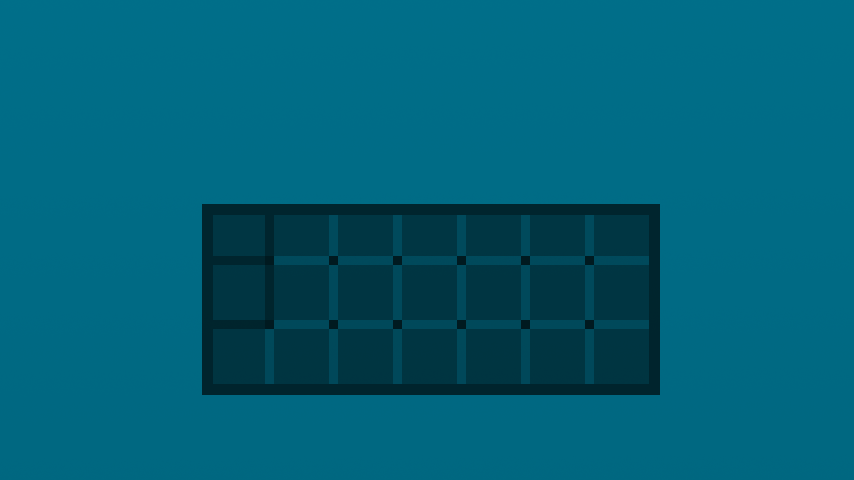
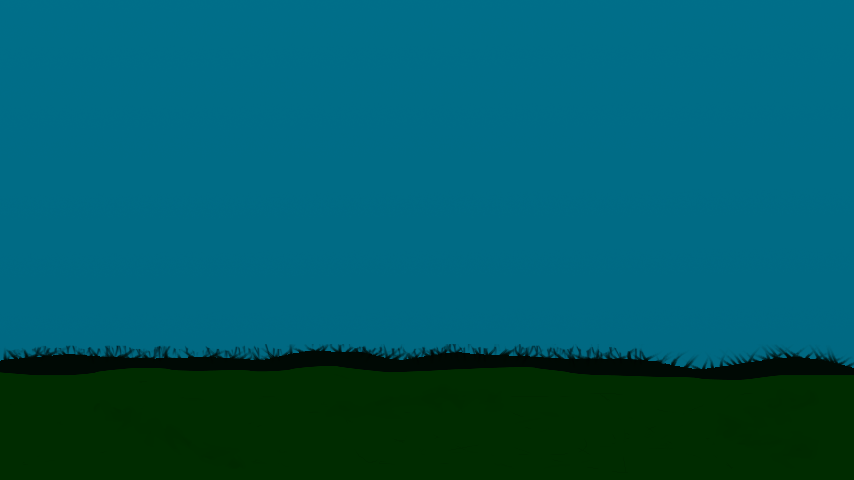
Before/after of a w=854, h=480 layered artwork. What changed in the layer stack:
hid "home_grid", moved it above "home", painted on it over box(202, 204, 660, 395)
moved "night" above "New Layer" over box(0, 204, 854, 480)
showed "rough" over box(10, 373, 824, 480)
showed "terrain", blend multiply → normal, painted on it over box(0, 344, 854, 480)
